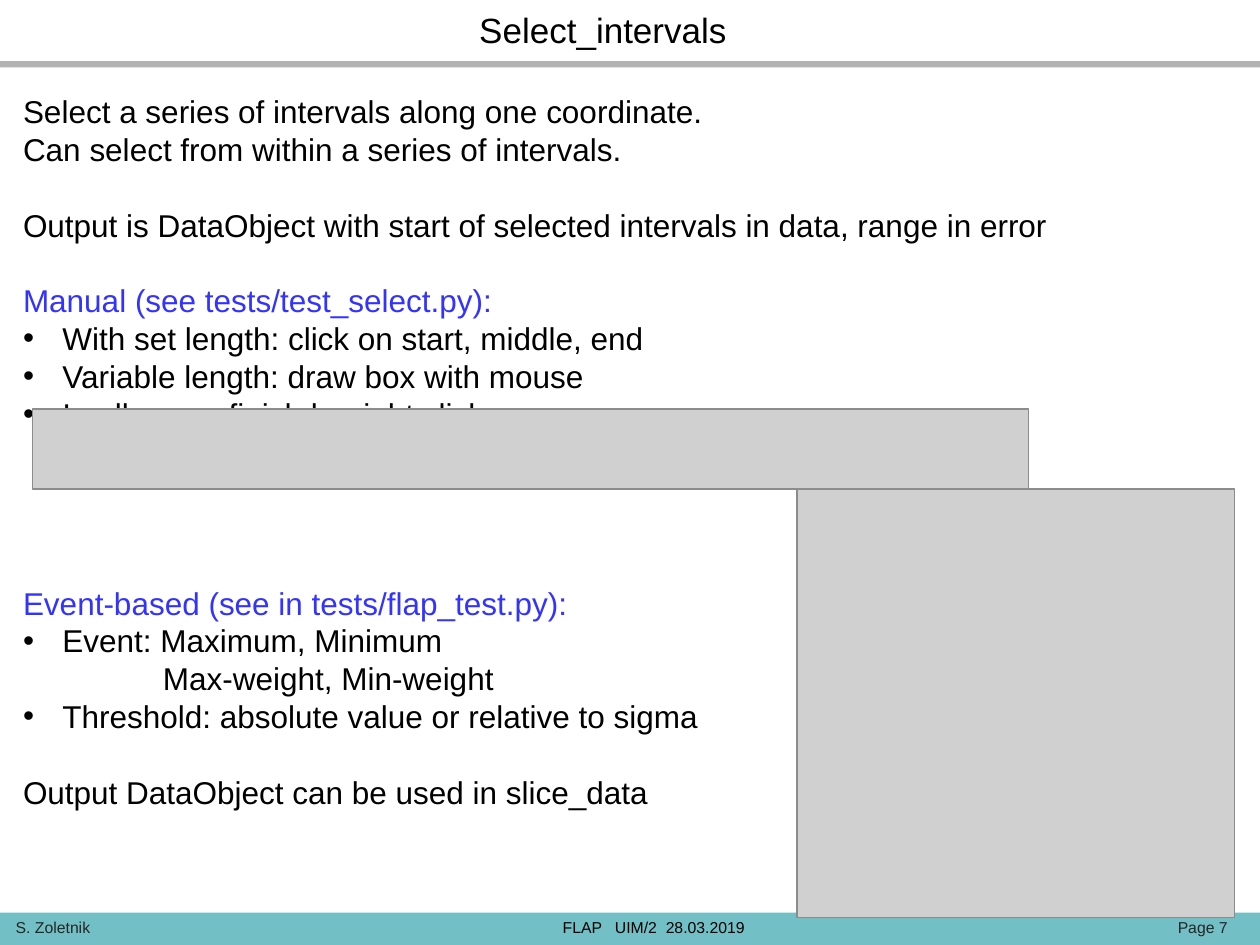
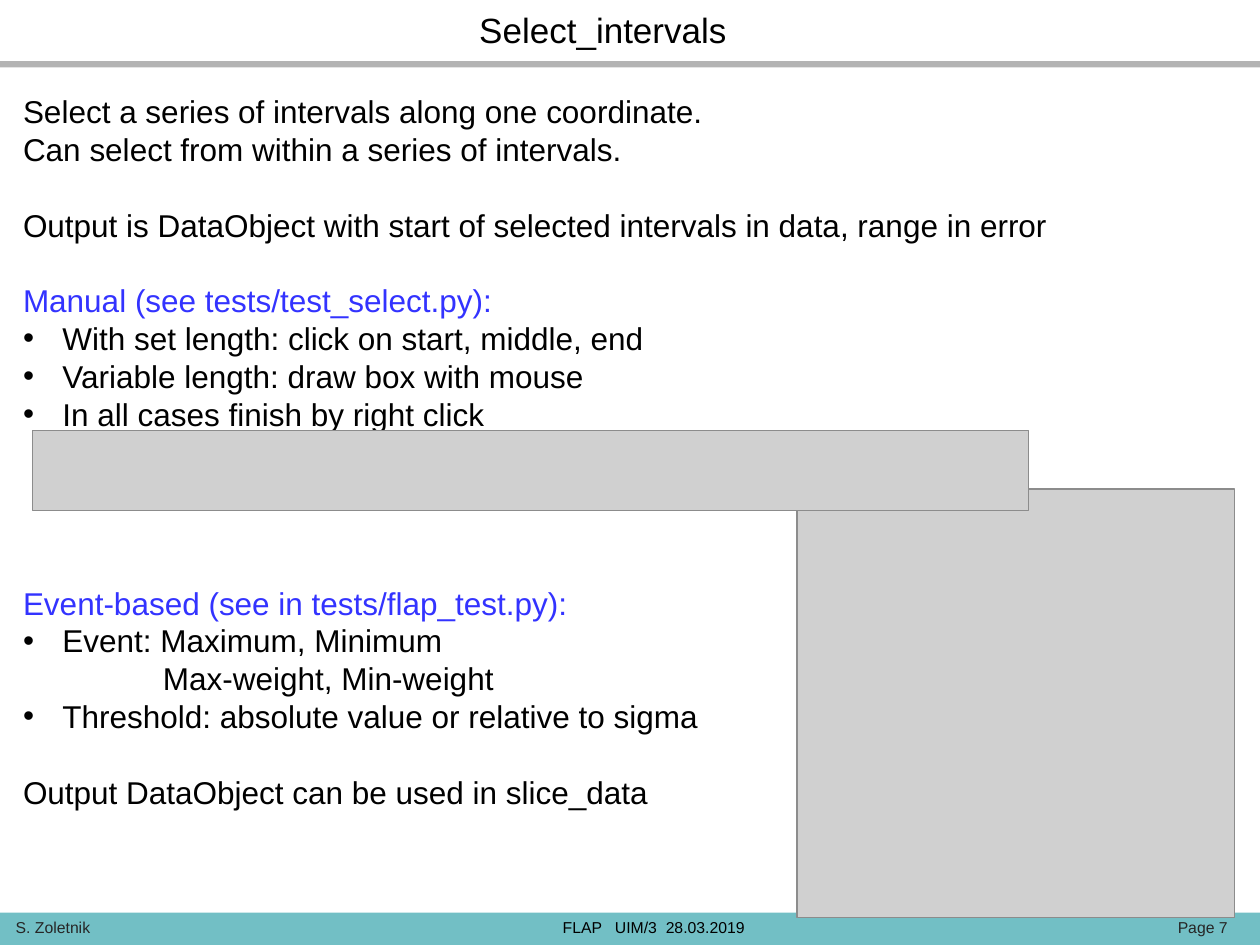
Before and after one commit to fusion-flap/flap, a slide deck: slide 7 of docs/FLAP_UIM3_20190603.pptx. Drawn at 1260x945 pixels with LibreOffice and Linux fonts; fonts in the diff are those of the drawing; grey boxes stand for pictures; background and template pictures are left out. Boxes give left, top, right and bottom in pixels: in the first picture for what was removed or moved away, otherwise in the second. Text is boxed around its words. In the diff, an @@ line names an element or a change of style, - is before the commit and + after.

```diff
--- a/docs/FLAP_UIM3_20190603.pptx
+++ b/docs/FLAP_UIM3_20190603.pptx
@@ picture: place and size @@
-picture at (33, 410, 1029, 490)
+picture at (33, 430, 1029, 510)
@@ text at (16, 921, 1228, 936): text changed @@
-S. Zoletnik FLAP UIM/2 28.03.2019 Page 7
+S. Zoletnik FLAP UIM/3 28.03.2019 Page 7
```
Also in this commit, not shown: 2 other slides changed, 8 other files.
